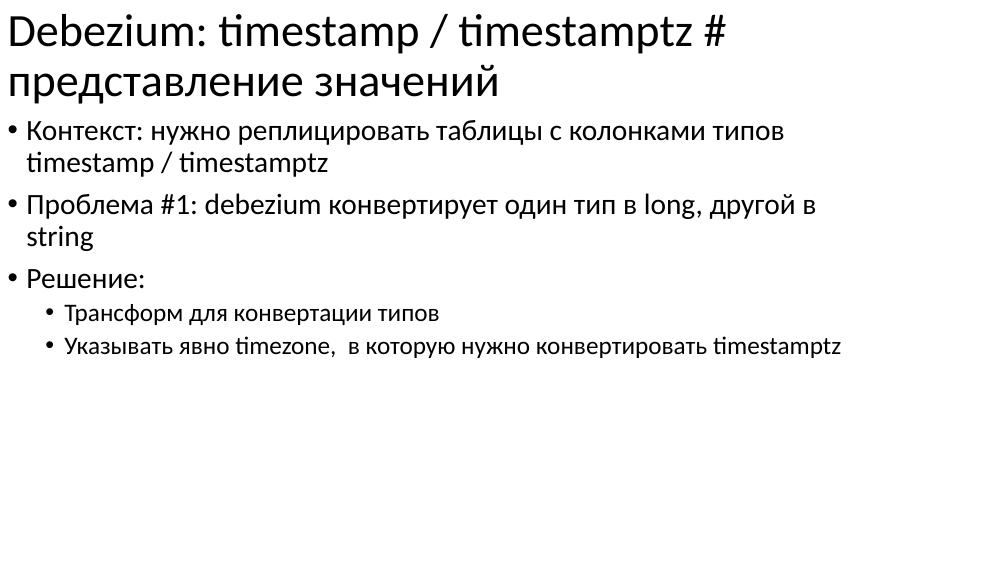
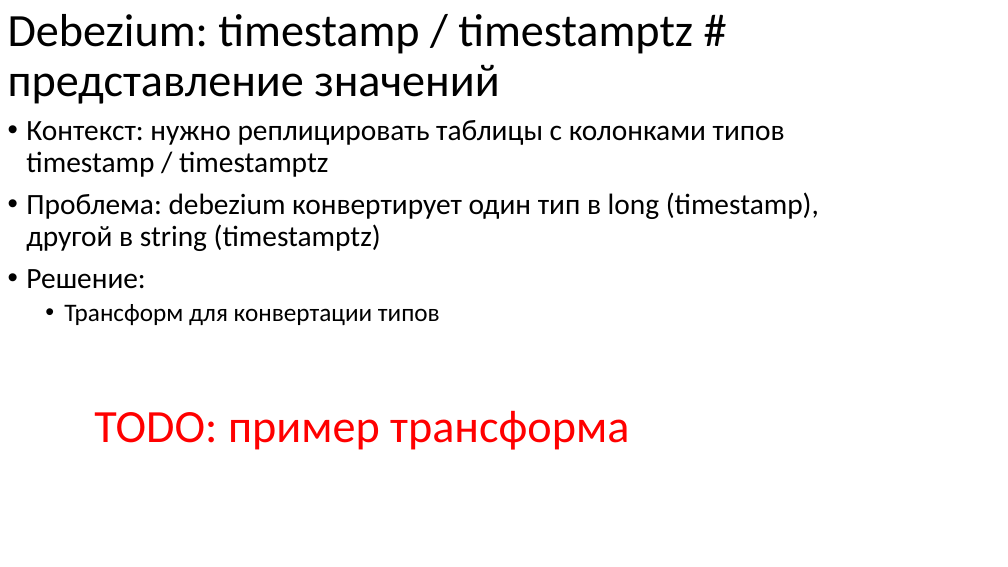
Before and after one commit to nryanov/presentations, a slide deck: slide 58 of smartdata/cdc-via-debezium/debezium-smartdata2025.pptx (slide 62 before the commit). Drawn at 1008x567 pixels with LibreOffice and Linux fonts; fonts in the diff are those of the drawing. Boxes give left, top, right and bottom in pixels: in the first picture for what was removed or moved away, otherwise in the second. Text is boxed around its words. In the diff, an @@ line names an element or a change of style, - is before the commit and + after.

```diff
--- a/smartdata/cdc-via-debezium/debezium-smartdata2025.pptx
+++ b/smartdata/cdc-via-debezium/debezium-smartdata2025.pptx
@@ text at (26,192,819,251): text changed @@
-• Проблема #1: debezium конвертирует один тип в long, другой в string
+• Проблема: debezium конвертирует один тип в long (timestamp), другой в string (timestamptz)
@@ text at (64,336,841,358): paragraph removed @@
-  • Указывать явно timezone, в которую нужно конвертировать timestamptz
@@ text added at (94,410,629,450), 44 pt, text #FF0000 @@
+TODO: пример трансформа
```
Also in this commit, not shown: 13 other slides changed, 6 slides added, 1 slide removed.
